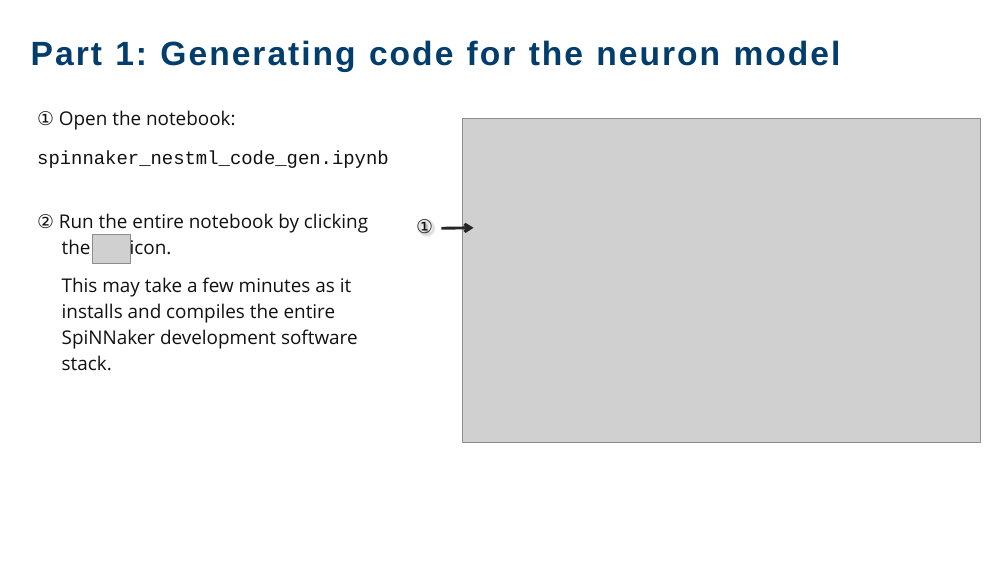
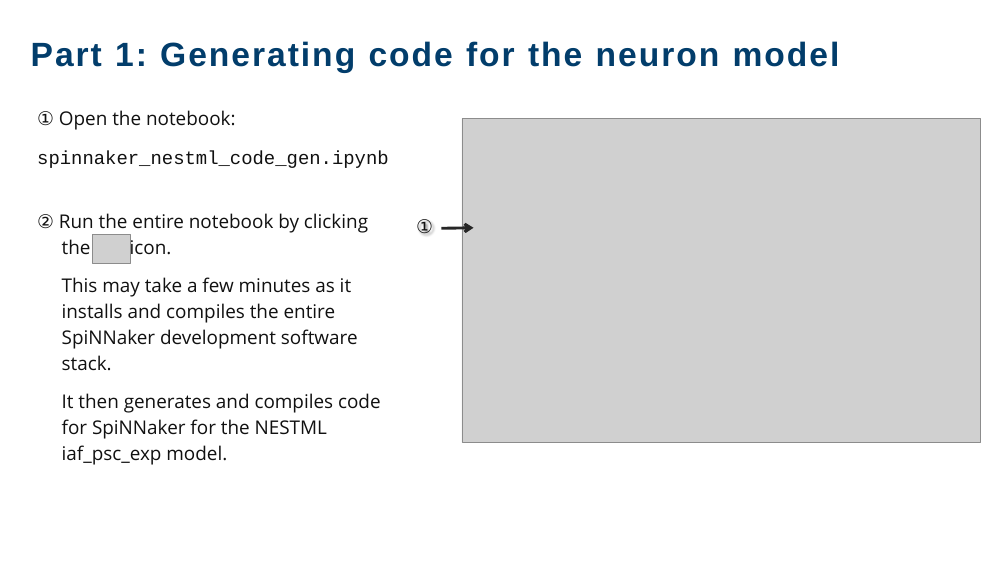
Before and after one commit to clinssen/ebrains-nestml-spinnaker, a slide deck: slide 9 of spinnaker-ebrains-at-NEST-Conference-2026.pptx. Drawn at 1008x567 pixels with LibreOffice and Linux fonts; fonts in the diff are those of the drawing; grey boxes stand for pictures; background and template pictures are left out. Boxes give left, top, right and bottom in pixels: in the first picture for what was removed or moved away, otherwise in the second. Text is boxed around its words. In the diff, an @@ line names an element or a change of style, - is before the commit and + after.

```diff
--- a/spinnaker-ebrains-at-NEST-Conference-2026.pptx
+++ b/spinnaker-ebrains-at-NEST-Conference-2026.pptx
@@ text at (62, 393, 381, 465): paragraph added @@
+It then generates and compiles code
+for SpiNNaker for the NESTML
+iaf_psc_exp model.
```
Also in this commit, not shown: 2 other slides changed, 2 other files.
